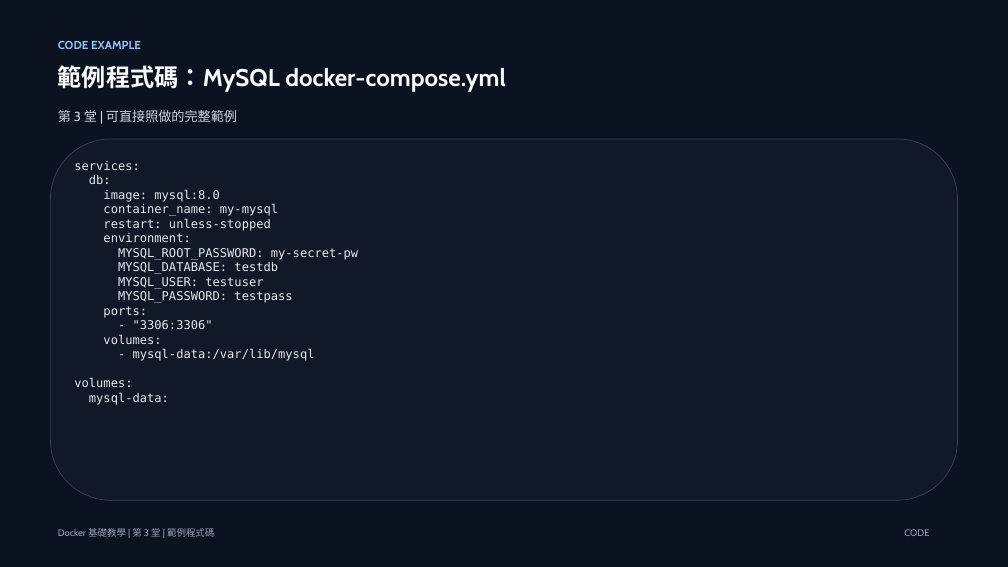
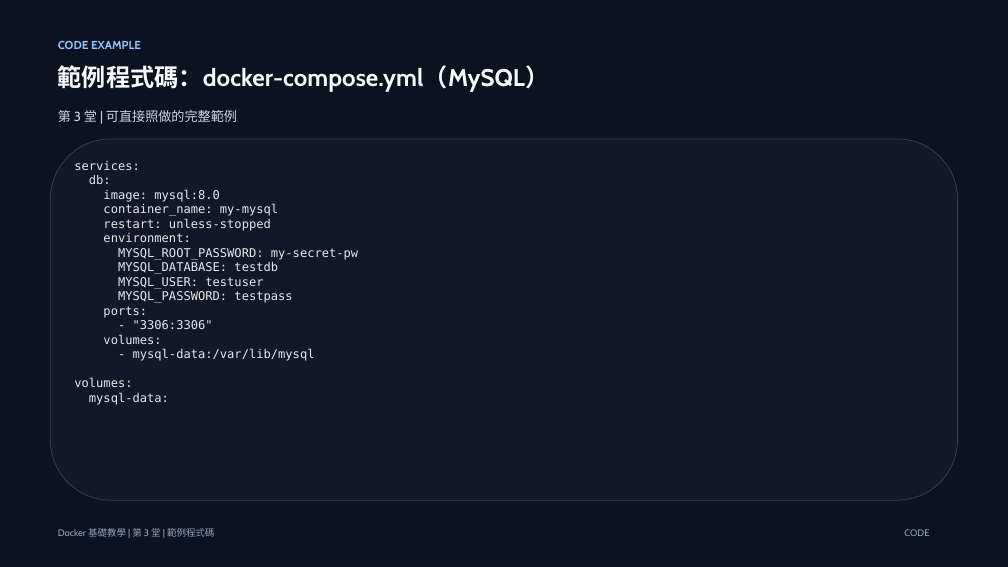
Before and after one commit to lalalalaluk/docker-practice, a slide deck: slide 19 of slides/docker-session3-mysql-compose.pptx. Drawn at 1008x567 pixels with LibreOffice and Linux fonts; fonts in the diff are those of the drawing. Boxes give left, top, right and bottom in pixels: in the first picture for what was removed or moved away, otherwise in the second. Text is boxed around its words. In the diff, an @@ line names an element or a change of style, - is before the commit and + after.

Commit message:
Update Docker course slides

```diff
--- a/slides/docker-session3-mysql-compose.pptx
+++ b/slides/docker-session3-mysql-compose.pptx
@@ text at bbox=[58, 65, 549, 92]: text changed @@
-範例程式碼：MySQL docker-compose.yml
+範例程式碼：docker-compose.yml（MySQL）
```
Also in this commit, not shown: 6 other slides changed, 23 slides added, 4 other files.
